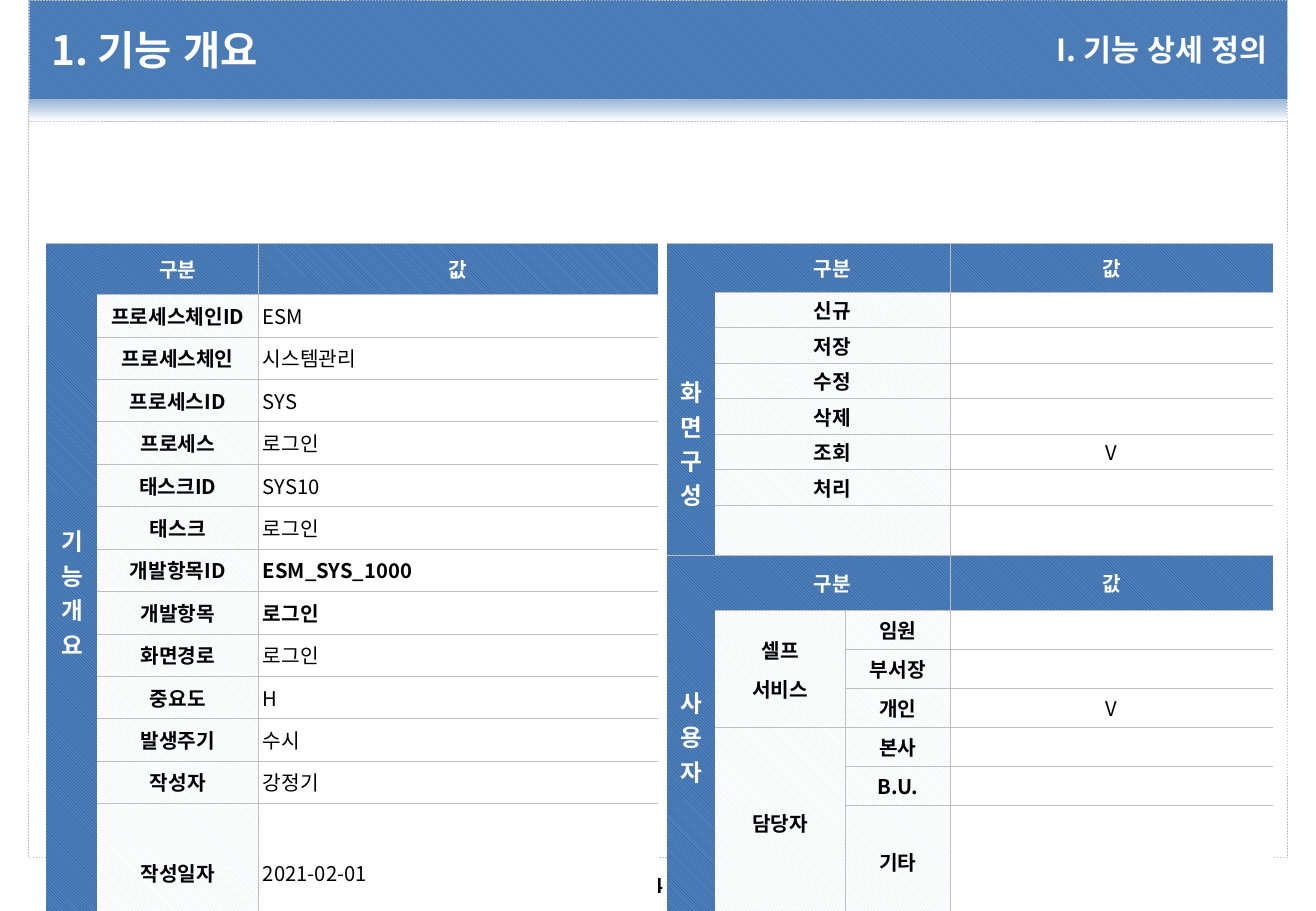
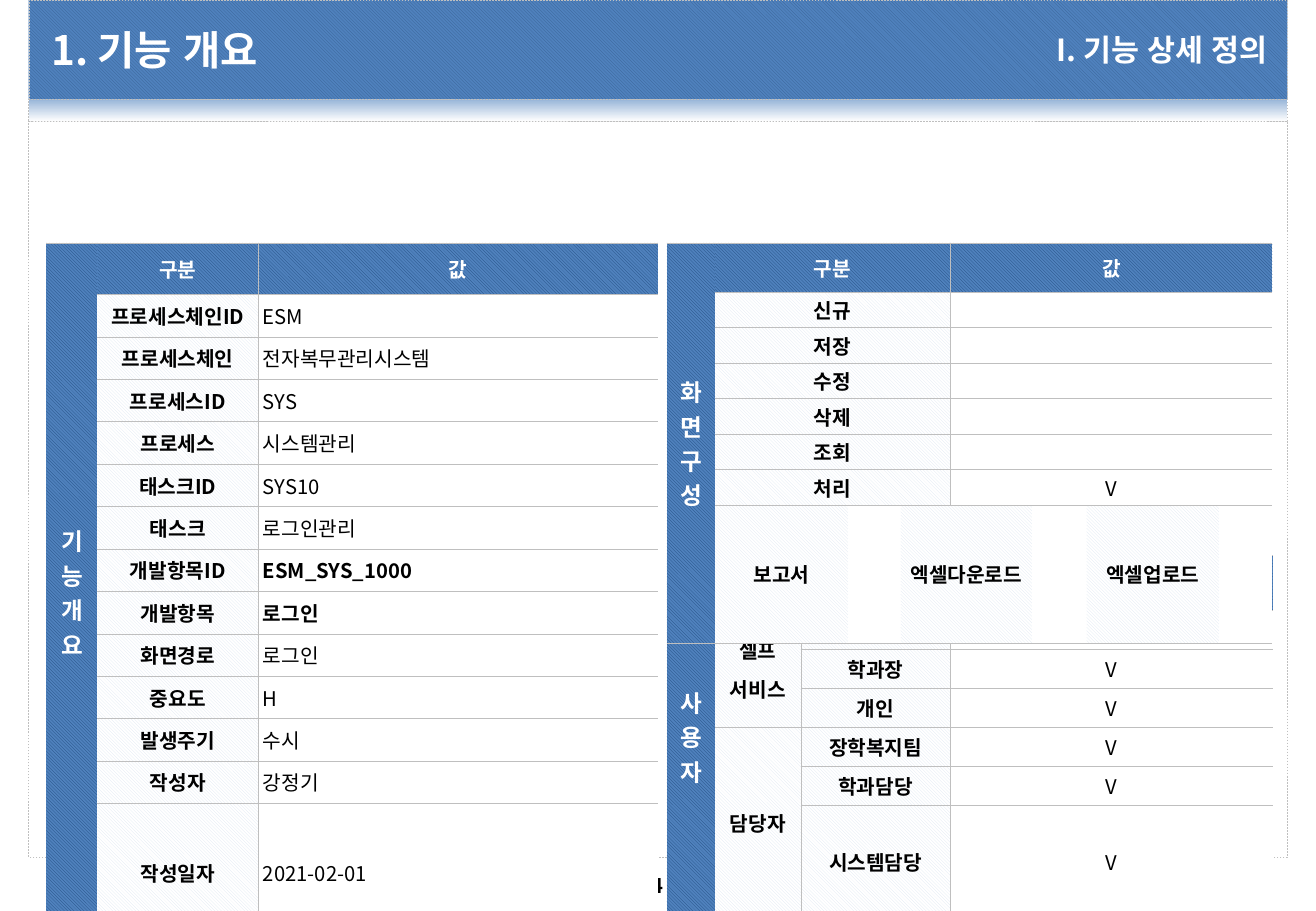
Before and after one commit to dims1111/ESM, a slide deck: slide 4 of document/30.설계(DP)/DP-1030.UI 설계서/DP-1030.설계서_ESM_SYS_1000.로그인_20210201_v1.0.pptx. Drawn at 1316x911 pixels with LibreOffice and Linux fonts; fonts in the diff are those of the drawing; background and template pictures are left out. Boxes give left, top, right and bottom in pixels: in the first picture for what was removed or moved away, otherwise in the second. Text is boxed around its words. In the diff, an @@ line names an element or a change of style, - is before the commit and + after.

```diff
--- a/document/30.설계(DP)/DP-1030.UI 설계서/DP-1030.설계서_ESM_SYS_1000.로그인_20210201_v1.0.pptx
+++ b/document/30.설계(DP)/DP-1030.UI 설계서/DP-1030.설계서_ESM_SYS_1000.로그인_20210201_v1.0.pptx
@@ table at (46, 243, 657, 887) @@
-row 3, column 3: 시스템관리
+row 3, column 3: 전자복무관리시스템
-row 5, column 3: 로그인
+row 5, column 3: 시스템관리
-row 7, column 3: 로그인
+row 7, column 3: 로그인관리
@@ table at (667, 243, 1273, 703) @@
-column 2: 구분 | 신규 | 저장 | 수정 | 삭제 | 조회 | 처리 | 출력
-column 3: 값 |  |  |  |  | V |  | 
+column 2: 구분 | 신규 | 저장 | 수정 | 삭제 | 조회 | 처리 | 보고서
+column 3:  |  |  |  |  |  |  | 
+column 4:  |  |  |  |  |  |  | 엑셀다운로드
+column 5: 값 |  |  |  |  |  | V | 
+column 6:  |  |  |  |  |  |  | 
+column 7:  |  |  |  |  |  |  | 엑셀업로드
+column 8:  |  |  |  |  |  |  | 
@@ table at (667, 555, 1273, 876) @@
-row 2, column 3: 임원
+row 2, column 3: 팀장
-row 2, column 4: 
+row 2, column 4: V
-row 3, column 3: 부서장
+row 3, column 3: 학과장
-row 3, column 4: 
+row 3, column 4: V
-row 5, column 3: 본사
+row 5, column 3: 장학복지팀
-row 5, column 4: 
+row 5, column 4: V
-row 6, column 3: B.U.
+row 6, column 3: 학과담당
-row 6, column 4: 
+row 6, column 4: V
-row 7, column 3: 기타
+row 7, column 3: 시스템담당
-row 7, column 4: 
+row 7, column 4: V
```
Also in this commit, not shown: 3 other slides changed, 4 other files.
